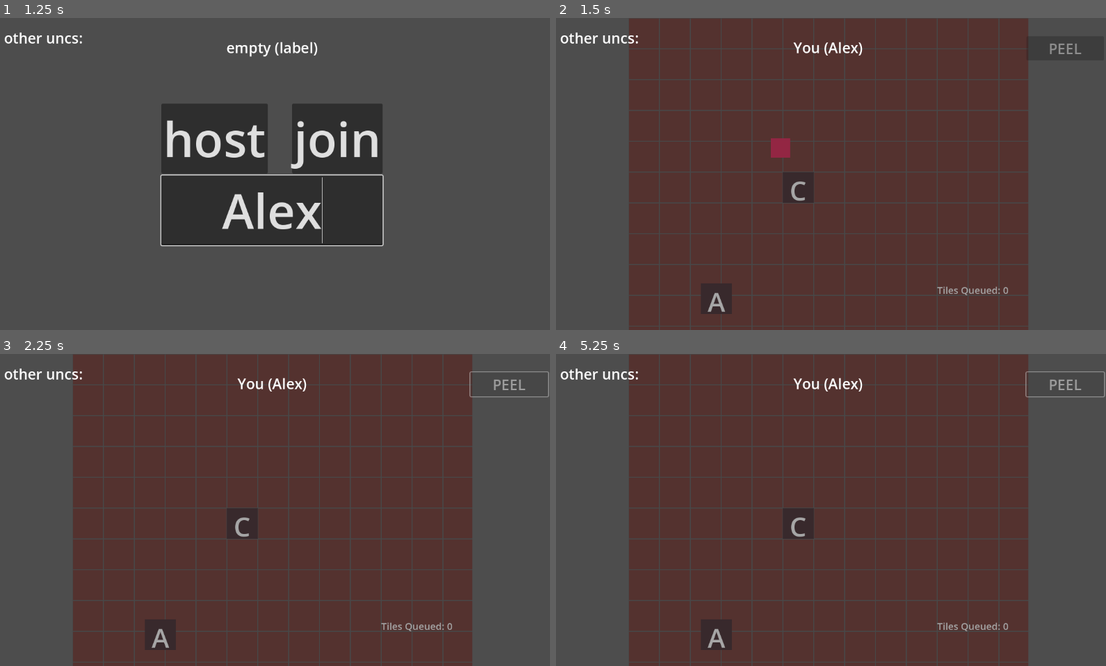
Above: before the commit, frames 1-4 (two rows, left to right).
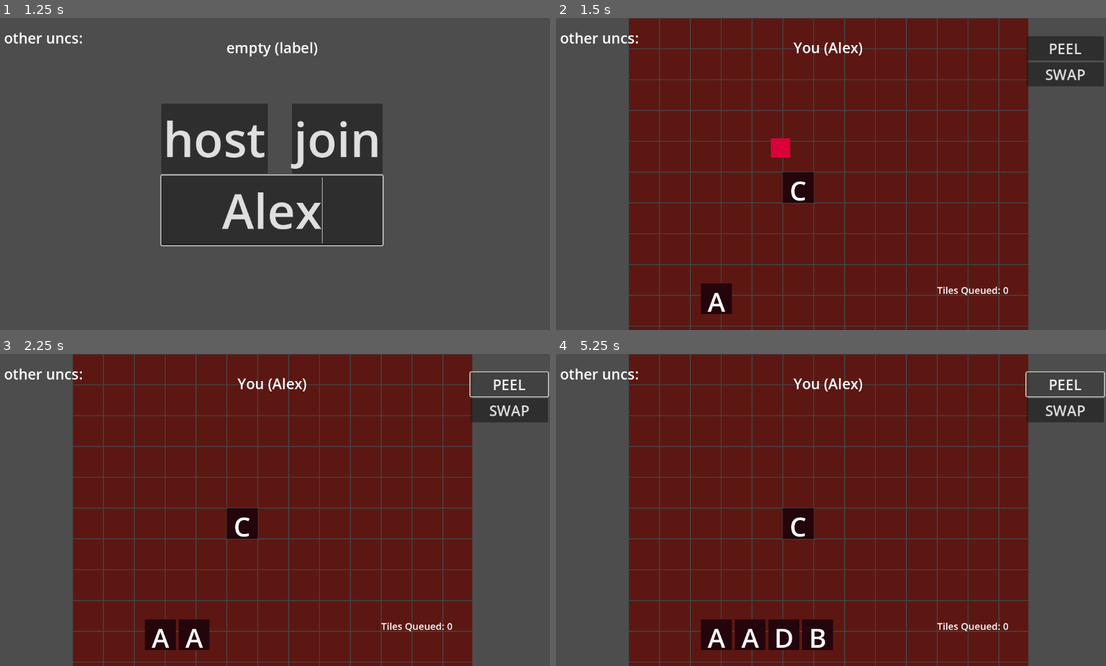
Above: after the commit, the same moments.

Repository: generallyy/bananagrams
Game: Godot game, scene res://scenes/Main.tscn
Two runs of this game, one before a commit and one after it. Both use one fixed random seed, a clock stepped at 60 frames per second and the inputs below.
Inputs (mouse positions are in pixels of both pictures, inside the frame that each line leads up to):
- Up to frame 1 (1.25 s): click (269, 211) at 0.52 s; type "Alex" at 0.6 s
- Up to frame 2 (1.5 s): click "host" at 1.25 s
- Up to frame 3 (2.25 s): click "PEEL" at 2 s
- Up to frame 4 (5.25 s): click (1067, 410) at 2.75 s, where only the run after the commit has a clickable "SWAP"; click "PEEL" at 3.5 s; click (1067, 410) at 4.25 s, where only the run after the commit has a clickable "SWAP"; click "PEEL" at 5 s

Frame 1 is identical in both runs. In frame 2, 68% of the frame differs, in the area x 13-100%, y 0-100%; in frame 3, 68%; in frame 4, 68%.
Error before the commit: Invalid call. Nonexistent function 'size' in base 'Nil'. (res://scripts/PlayerBoard.gd:173)

Commit message:
THE PROBLEM IS ACTUALLY FIXED
MULTIPLAYER PEEL, MULTIPLAYER TILE MOVEMENT, MULTIPLAYER ZOOM AND PAN, WE'VE GOT IT LESSGOOOOO

Diff:
--- a/scenes/Main.tscn
+++ b/scenes/Main.tscn
@@ -1,7 +1,6 @@
-[gd_scene load_steps=8 format=3 uid="uid://brvtubuhsvnjt"]
+[gd_scene load_steps=7 format=3 uid="uid://brvtubuhsvnjt"]
 
 [ext_resource type="Script" path="res://scripts/Main.gd" id="1_c455u"]
-[ext_resource type="PackedScene" uid="uid://d0d32oahjs3ed" path="res://scenes/Player.tscn" id="2_bosci"]
 
 [sub_resource type="SystemFont" id="SystemFont_m3p4o"]
 font_names = PackedStringArray("Andale Mono")
@@ -30,7 +29,6 @@
 grow_vertical = 2
 theme = SubResource("Theme_d8q4l")
 script = ExtResource("1_c455u")
-player_scene = ExtResource("2_bosci")
 
 [node name="Start Menu" type="CenterContainer" parent="."]
 texture_filter = 1
--- a/scenes/PlayerBoard.tscn
+++ b/scenes/PlayerBoard.tscn
@@ -60,5 +60,4 @@
 layout_mode = 2
 text = "SWAP"
 
-[connection signal="pressed" from="VBoxContainer/Peel" to="." method="_on_peel_pressed"]
 [connection signal="pressed" from="VBoxContainer/Swap" to="." method="_on_swap_pressed"]
--- a/scenes/player.tscn
+++ b/scenes/player.tscn
@@ -1,11 +1,6 @@
-[gd_scene load_steps=3 format=3 uid="uid://d0d32oahjs3ed"]
+[gd_scene load_steps=2 format=3 uid="uid://d0d32oahjs3ed"]
 
 [ext_resource type="Script" path="res://scripts/player.gd" id="1_swu3o"]
-
-[sub_resource type="SceneReplicationConfig" id="SceneReplicationConfig_yjofv"]
-properties/0/path = NodePath(".:position")
-properties/0/spawn = true
-properties/0/replication_mode = 1
 
 [node name="Player" type="Control"]
 layout_mode = 3
@@ -14,12 +9,10 @@
 anchor_bottom = 1.0
 grow_horizontal = 2
 grow_vertical = 2
+mouse_filter = 2
 script = ExtResource("1_swu3o")
 
 [node name="Label" type="Label" parent="."]
 layout_mode = 0
 offset_right = 40.0
 offset_bottom = 23.0
-
-[node name="MultiplayerSynchronizer" type="MultiplayerSynchronizer" parent="."]
-replication_config = SubResource("SceneReplicationConfig_yjofv")
--- a/scripts/Main.gd
+++ b/scripts/Main.gd
@@ -2,13 +2,17 @@
 extends Control
 
 var peer = ENetMultiplayerPeer.new()
-@export var player_scene: PackedScene
+#@export var player_scene: PackedScene
 @onready var start_menu = get_node("Start Menu")
 @onready var top_label = $Label
 @onready var right_panel = $PeersPanel/MarginContainer/PanelNames
 @onready var name_field = get_node("Start Menu/VBoxContainer/NameField")
+
 var player_names = {} # dict of id : name
 var next_default_name = 1
+
+var connected_peer_ids = []
+var local_player_character
 
 
 #func _ready():
@@ -16,36 +20,52 @@
 
 
 func _on_host_pressed():
+	start_menu.visible = false
 	peer.create_server(135)
-	on_join_setup()
+	multiplayer.multiplayer_peer = peer
+
+	add_player_character()
+
+	peer.peer_connected.connect(
+	func(new_peer_id):
+		#await get_tree().create_timer(1).timeout
+		rpc("add_newly_connected_player_character", new_peer_id)
+		rpc_id(new_peer_id, "add_previously_connected_player_characters", connected_peer_ids)
+		add_player_character(new_peer_id)
+	)
 
 func _on_join_pressed():
-	if not multiplayer.connected_to_server.is_connected(_on_connected_to_server):
-		multiplayer.connected_to_server.connect(_on_connected_to_server)
-
+	start_menu.visible = false
 	peer.create_client("localhost", 135)
 	multiplayer.multiplayer_peer = peer
 
-func _on_connected_to_server():
-	multiplayer.connected_to_server.disconnect(_on_connected_to_server)
-	on_join_setup()
 
-# things that both host and client must do.
-func on_join_setup():
-	start_menu.visible = false
-	if not multiplayer.peer_connected.is_connected(_add_player):
-		multiplayer.peer_connected.connect(_add_player)
-	if not multiplayer.peer_disconnected.is_connected(_on_player_disconnected):
-		multiplayer.peer_disconnected.connect(_on_player_disconnected)
 
-	var my_id = peer.get_unique_id()
-	_add_player(my_id)  # So your own board appears!
-
-	multiplayer.multiplayer_peer = peer
+func add_player_character(peer_id = 1):
+	connected_peer_ids.append(peer_id)
+	var player_character = preload("res://scenes/player.tscn").instantiate()
+	player_character.set_multiplayer_authority(peer_id)
+	add_child(player_character)
+	if peer_id == multiplayer.get_unique_id():
+		local_player_character = player_character
 
 	var player_name = name_field.text.strip_edges()
 	send_name_to_host(player_name)
 
+	#print_tree_pretty()
+
+@rpc
+func add_newly_connected_player_character(new_peer_id):
+	add_player_character(new_peer_id)
+
+@rpc
+func add_previously_connected_player_characters(peer_ids):
+	for peer_id in peer_ids:
+		add_player_character(peer_id)
+
+# outdated stuff ig
+
+# things that both host and client must do.
 
 func update_player_ui():
 	var my_id = multiplayer.get_unique_id()
@@ -73,41 +93,6 @@
 func _sort_by_player_name(a, b) -> bool:
 	return player_names.get(a, "").to_lower() < player_names.get(b, "").to_lower()
 
-func _add_player(id = 1):
-	print("----------------- ADDING PLAYER ------------------")
-	if has_node(str(id)):
-		print("Player %d already added; skipping" % id)
-		return
-	print("++ Adding Player %d (to Player %d)" % [id, multiplayer.get_unique_id()])
-
-
-	var player = player_scene.instantiate()
-	player.name = str(id)
-	if id == multiplayer.get_unique_id():
-		player.set_multiplayer_authority(id)  # ✅ before add_child
-	call_deferred("_finalize_add_player", player, id)
-
-	# If I'm the host and this is not me, send all existing names to the new guy
-	#bug fix#
-	# this is so that the player only creates the board for himself.
-	#if multiplayer.is_server() and id != multiplayer.get_unique_id():
-		#for other_id in player_names.keys():
-			#if other_id != id:
-				#broadcast_name_to_all.rpc_id(id, other_id, player_names[other_id])  # tell the new player
-	#update_player_ui()
-
-func _finalize_add_player(player, id):
-	add_child(player)
-	await get_tree().process_frame
-
-	# Send name sync info from host to new peer
-	if multiplayer.is_server() and id != multiplayer.get_unique_id():
-		for other_id in player_names.keys():
-			if other_id != id:
-				broadcast_name_to_all.rpc_id(id, other_id, player_names[other_id])
-
-	update_player_ui()
-
 
 @rpc("any_peer")
 func send_name_to_host(player_name: String):
@@ -116,8 +101,11 @@
 		if sender_id == 0:
 			sender_id = multiplayer.get_unique_id()
 
+
+		if player_names.has(sender_id):
+			player_name = player_names.get(sender_id)
 		if player_name.is_empty():
-			player_name = "Player %d" % (player_names.size() + 1)
+			player_name = "Player %d" % (next_default_name)
 			next_default_name += 1
 		# store and send names
 		player_names[sender_id] = player_name
@@ -135,6 +123,6 @@
 	player_names[id] = player_name
 	update_player_ui()
 
-func _on_player_disconnected(id):
-	player_names.erase(id)
-	update_player_ui()
+#func _on_player_disconnected(id):
+	#player_names.erase(id)
+	#update_player_ui()
--- a/scripts/PlayerBoard.gd
+++ b/scripts/PlayerBoard.gd
@@ -16,6 +16,8 @@
 @onready var grid_root = $SubViewportContainer/SubViewport/ZoomContainer/GridCells
 @onready var zoom_node = $SubViewportContainer/SubViewport/ZoomContainer
 @onready var viewport = $SubViewportContainer/SubViewport
+@onready var peel_button = $VBoxContainer/Peel
+@onready var swap_button = $VBoxContainer/Swap
 @onready var sanity_dot = zoom_node.get_node("sanity")
 @onready var tile_rack = viewport.get_node("TileRack")
 
@@ -24,15 +26,8 @@
 	var world_pos = zoom_node.get_global_transform().affine_inverse() * mouse_pos
 	sanity_dot.global_position = zoom_node.to_global(world_pos)
 
-# rpc test
-@rpc("any_peer", "call_local")
-func shout(msg):
-	print("someone says: ", msg)
-
 func _ready():
-	modulate.a = .5
-	if multiplayer.is_server():
-		rpc("shout", "hello from the host!")
+	#modulate.a = .5
 	print("unique id: ", multiplayer.get_unique_id())
 	#print("player board owned by: %s | Am I authority? %s" % [get_multiplayer_authority(), is_multiplayer_authority()])
 	board_state[Vector2i(5, 5)] = make_node_tile("C")
@@ -46,12 +41,20 @@
 	# THIS IS VERY TEMPORARY OKAY
 	tile_rack.add_tile("A")
 
-	if multiplayer.get_unique_id() != get_multiplayer_authority():
-		$VBoxContainer/Swap.visible = false  # or .disabled = true
-
-	else:
-		print("I am the authority of this PlayerBoard. Peel is active.")
-	add_to_group("player_board")
+	if get_multiplayer_authority() != multiplayer.get_unique_id():
+		print(">> visibility disabled for board %d on player %d's screen." % [get_multiplayer_authority(), multiplayer.get_unique_id()])
+		visible = false
+	print("peel: ", peel_button.disabled, " ", peel_button.is_visible_in_tree())
+	peel_button.name = "Peel_%s" % get_multiplayer_authority()
+	print(peel_button.name)
+	peel_button.connect("pressed", _on_peel_pressed)
+
+	#if multiplayer.get_unique_id() != get_multiplayer_authority():
+		#visible = false
+#
+	#else:
+		#print("I am the authority of this PlayerBoard. Peel is active.")
+	#add_to_group("player_board")
 
 
 
@@ -64,6 +67,7 @@
 			var pos = center + Vector2i(x - tile_range, y - tile_range)
 
 			var cell = cell_scene.instantiate()
+			cell.set_multiplayer_authority(get_multiplayer_authority())		# teehee
 			cell.board = self
 			cell.position = pos * cell_size
 			grid_root.add_child(cell)
@@ -130,29 +134,38 @@
 	zoom_node.global_position.x -= delta_x
 	zoom_node.global_position.y -= delta_y
 
-	print("initializing player board.")
-	for board in get_tree().get_nodes_in_group("player_board"):
-		print("Found PlayerBoard: ", board.name)
-
 
 func _on_peel_pressed():
 	# one day we'll put a check in here
 	print("🟡 Attempting to request peel from host")
-
-	if not multiplayer.is_server():
-		print("the rpc went through")
-		rpc_id(1, "request_peel")
-	else:
-		request_peel()
-
+	request_peel.rpc_id(1)  # Tell the host who asked
+
+#
 func _on_swap_pressed():
 	print("swap is being pressed")
-	print(get_multiplayer_authority(), " ", is_multiplayer_authority())
+	print("get authority and is authority: ", get_multiplayer_authority(), " ", is_multiplayer_authority())
 	pass # Replace with function body.
 
-@rpc("any_peer")	# this is so weird. authority == get_multiplayer_authority, authority != host
+@rpc("any_peer", "call_local")
 func request_peel():
+	print("📩 request_peel() called on peer ID:", multiplayer.get_unique_id(), ", is_server:", multiplayer.is_server())
+
+	print(get_path())
+	if not multiplayer.is_server():
+		print(">>>> YOU HAVE PROBLEMS <<<<")
+	else:
+		var board = get_node("/root/Main/1/Board_1")
+		print(board)
+		board.host_request_peel()
+
+@rpc("authority")	# this is so weird. authority == get_multiplayer_authority, authority != host
+func host_request_peel():
+	print("📩 request_peel() called on peer ID:", multiplayer.get_unique_id(), ", is_server:", multiplayer.is_server())
+	#if get_multiplayer_authority() != 1:
+		#print("⛔ Only the host should run this.")
+		#return		# was that it?
 	var sender_id = multiplayer.get_remote_sender_id()
+
 	if sender_id == 0:
 		sender_id = 1
 
@@ -162,6 +175,7 @@
 	# Host pulls one tile for each player
 	for peer_id in multiplayer.get_peers():
 		if tile_pool.size() == 0:
+			print("bag empty!")
 			break
 		var tile = tile_pool.pop_back()
 
@@ -186,27 +200,31 @@
 func generate_tile_pool() -> Array:
 	var pool = []
 
-	for l in ["J", "K", "Q", "X", "Z"]:
-		add_letter(pool, l, 2)
-
-	for l in ["B", "C", "F", "H", "M", "P", "V", "W", "Y"]:
-		add_letter(pool, l, 3)
-
-	add_letter(pool, "G", 4)
-	add_letter(pool, "L", 5)
-
-	for l in ["D", "S", "U"]:
-		add_letter(pool, l, 6)
-
-	add_letter(pool, "N", 8)
-
-	for l in ["T", "R"]:
-		add_letter(pool, l, 9)
-
-	add_letter(pool, "O", 11)
-	add_letter(pool, "I", 12)
-	add_letter(pool, "A", 13)
-	add_letter(pool, "E", 18)
+	# this is just testing lol
+	for l in ["E", "D", "C", "B", "A"]:
+		add_letter(pool, l, 1)
+#
+	#for l in ["J", "K", "Q", "X", "Z"]:
+		#add_letter(pool, l, 2)
+#
+	#for l in ["B", "C", "F", "H", "M", "P", "V", "W", "Y"]:
+		#add_letter(pool, l, 3)
+#
+	#add_letter(pool, "G", 4)
+	#add_letter(pool, "L", 5)
+#
+	#for l in ["D", "S", "U"]:
+		#add_letter(pool, l, 6)
+#
+	#add_letter(pool, "N", 8)
+#
+	#for l in ["T", "R"]:
+		#add_letter(pool, l, 9)
+#
+	#add_letter(pool, "O", 11)
+	#add_letter(pool, "I", 12)
+	#add_letter(pool, "A", 13)
+	#add_letter(pool, "E", 18)
 
 	pool.shuffle()
 	return pool
--- a/scripts/player.gd
+++ b/scripts/player.gd
@@ -3,17 +3,20 @@
 
 const SPEED = 300.0
 const JUMP_VELOCITY = -400.0
-signal player_ready
 
-@onready var info_label = $Label
+
+@onready var info_label = $Label		# i really don't need this lol
 @onready var main = get_parent()
 
 func _ready():
 	# Called after the node is fully added to the scene tree
-	emit_signal("player_ready")
+	name = str(get_multiplayer_authority())		# this names the node :D
+
+
 	print("Player owned by: %s | Am I authority? %s" % [get_multiplayer_authority(), is_multiplayer_authority()])
 	#if is_multiplayer_authority():
 	create_board() # so that everyone can access this board using RPC
+
 
 func create_board():
 	# moving instantiation to playerboard
@@ -35,5 +38,4 @@
 
 
 func _enter_tree():
-	print(">> Player %s entering tree" % name)
-	set_multiplayer_authority(name.to_int())
+	print(">> Player %s entering tree" % get_multiplayer_authority())
